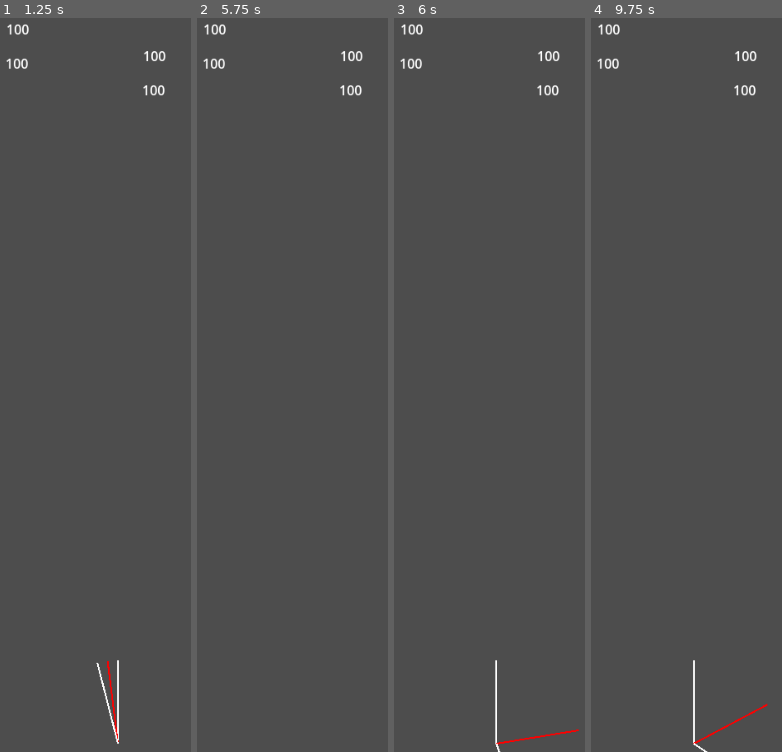
Above: before the commit, frames 1-4 (left to right).
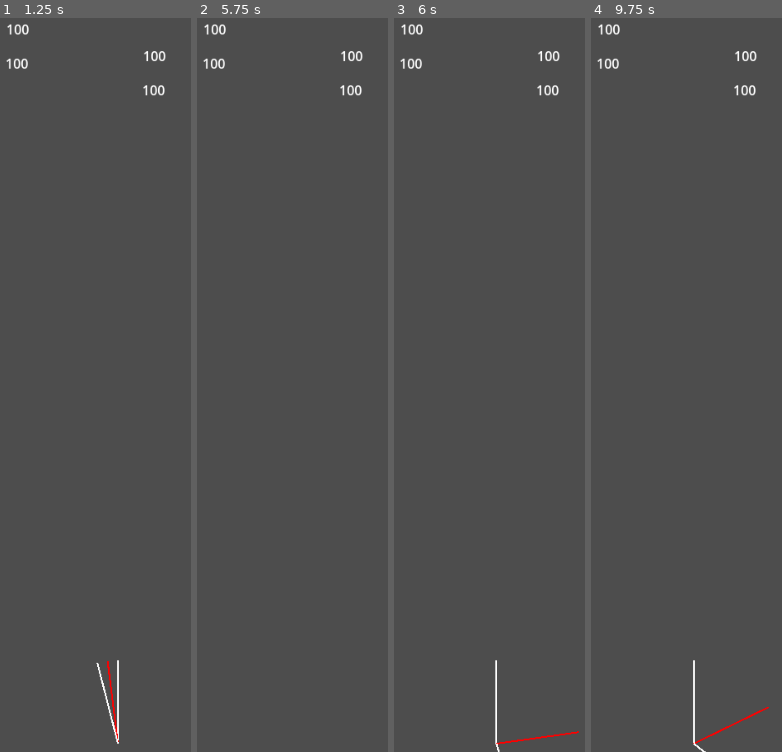
Above: after the commit, the same moments.

Repository: arunas-cesonis/pingpong2
Game: Godot game, scene res://root.tscn
Same seed, same stepped clock (60 frames per second), same inputs: the game is played once before the commit and once after it.
Inputs:
- Up to frame 1 (1.25 s): tap Enter at 0.5 s; hold D (MoveRight) from 0.53 s (still down)
- Up to frame 2 (5.75 s): tap R (Reset) every 0.75 s from 1.25 to 4.25 s; release D (MoveRight) at 1.28 s; hold A (MoveLeft) 1.28-2.03 s; hold D (MoveRight) 2.03-3.53 s; hold A (MoveLeft) from 3.53 s (still down)
- Up to frame 3 (6 s): release A (MoveLeft) at 5.78 s; hold D (MoveRight) from 5.78 s (still down)
- Up to frame 4 (9.75 s): release D (MoveRight) at 8.03 s; hold A (MoveLeft) 8.03-9.53 s; hold D (MoveRight) from 9.53 s (still down)

Frames 1-2 are identical in both runs. In frame 3, 0.2% of the frame differs, in the area x 53-97%, y 96-100%; in frame 4, 0.2%, in the area x 53-94%, y 93-100%.

Commit message:
Rotating platform

Diff:
--- a/root.gd
+++ b/root.gd
@@ -9,13 +9,14 @@
 @onready var ball: AnimatableBody2D = $Ball
 @onready var debug: Node2D = $Debug
 
-@export var ball_direction := Vector2(0.0, 1.0)
-@export var ball_speed := 500.0
+@export var initial_ball_direction := Vector2(0.0, 1.0)
+@export var initial_ball_speed := 500.0
 @export var player_speed := 500.0
 @export var reflect_amount := 0.5
 
 @onready var player_velocity = Vector2.ZERO
-@onready var ball_velocity = ball_direction * ball_speed
+@onready var ball_speed = initial_ball_speed
+@onready var ball_direction = initial_ball_direction
 
 # Called when the node enters the scene tree for the first time.
 func _ready() -> void:
@@ -27,9 +28,11 @@
 
 func _physics_process(delta: float) -> void:
 	player.move_and_collide(player_velocity * delta)
-	var collision = ball.move_and_collide(ball_velocity * delta)
+
+	var collision = ball.move_and_collide(ball_direction * ball_speed * delta, false, 1.0)
 	if collision:
 		var normal: Vector2 = collision.get_normal()
+		var valid := true
 		if collision.get_collider() == player:
 			var offset = player.position.x - collision.get_position().x
 			var shape: RectangleShape2D = player.get_child(0).shape
@@ -40,13 +43,17 @@
 		elif collision.get_collider() is Brick:
 			var brick := collision.get_collider() as Brick
 			brick.apply_damage(51.0)
+		elif collision.get_collider() == $Ab1:
+			pass
 
-		$Debug.bounce.velocity_in = ball_velocity
-		ball_velocity = ball_velocity.bounce(normal)
-		$Debug.bounce.velocity_out = ball_velocity
-		$Debug.bounce.position = collision.get_position()
-		$Debug.bounce.normal = normal
-		$Debug.queue_redraw()
+		if valid:
+			$Debug.bounce.velocity_in = ball_direction * ball_speed
+			ball_direction = ball_direction.bounce(normal).normalized()
+			$Debug.bounce.velocity_out = ball_direction * ball_speed
+			$Debug.bounce.position = collision.get_position()
+			$Debug.bounce.normal = normal
+			$Debug.queue_redraw()
+
 	if ball.position.y > player.position.y:
 		get_tree().reload_current_scene()
 
@@ -57,3 +64,4 @@
 	elif Input.is_action_pressed("MoveRight"):
 		direction = 1.0
 	player_velocity.x = direction * player_speed
+	$Rt1.rotation += _delta * 4.0
--- a/root.tscn
+++ b/root.tscn
@@ -69,7 +69,13 @@
 [node name="Brick4" parent="." instance=ExtResource("3_dkdet")]
 position = Vector2(345, 166)
 
-[node name="AnimatableBody2D" type="AnimatableBody2D" parent="."]
+[node name="Ab1" type="AnimatableBody2D" parent="."]
+position = Vector2(271, 368)
+sync_to_physics = false
 
-[node name="CollisionShape2D" type="CollisionShape2D" parent="AnimatableBody2D"]
+[node name="CollisionShape2D" type="CollisionShape2D" parent="Ab1"]
 shape = SubResource("RectangleShape2D_l76xc")
+
+[node name="Rt1" type="RemoteTransform2D" parent="."]
+position = Vector2(271, 368)
+remote_path = NodePath("../Ab1")
